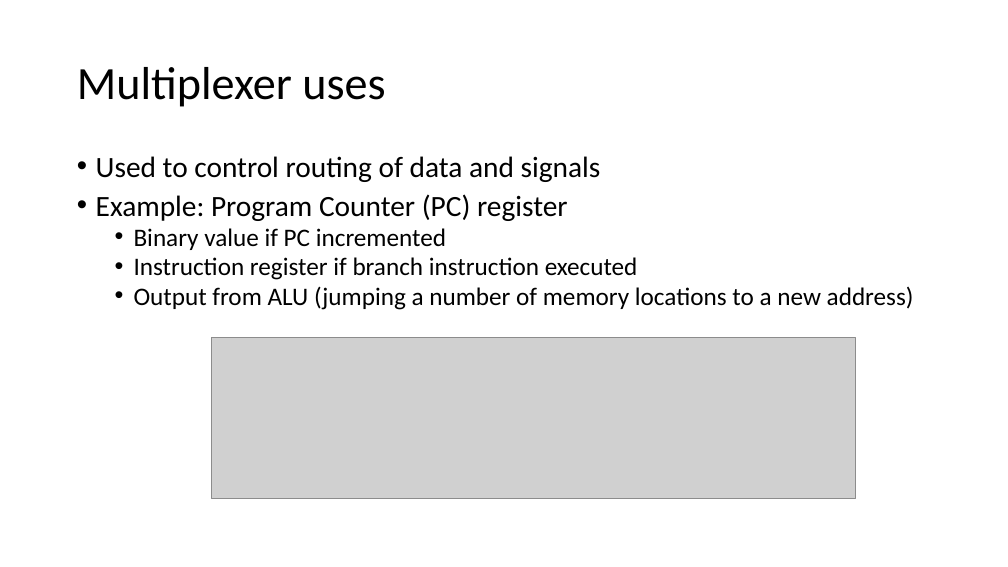
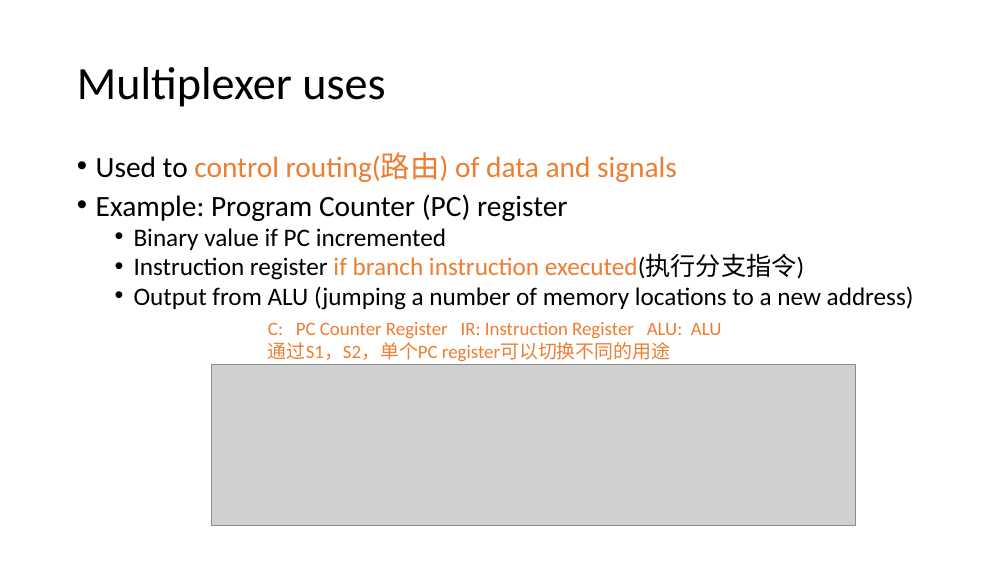
Before and after one commit to vcboy1/Leeds, a slide deck: slide 11 of 26fall/1860/Lecture/Week1.4/Lecture 1.4.1.pptx (slide 12 before the commit). Drawn at 1008x567 pixels with LibreOffice and Linux fonts; fonts in the diff are those of the drawing; grey boxes stand for pictures; background and template pictures are left out. Boxes give left, top, right and bottom in pixels: in the first picture for what was removed or moved away, otherwise in the second. Text is boxed around its words. In the diff, an @@ line names an element or a change of style, - is before the commit and + after.

```diff
--- a/26fall/1860/Lecture/Week1.4/Lecture 1.4.1.pptx
+++ b/26fall/1860/Lecture/Week1.4/Lecture 1.4.1.pptx
@@ text at [96,152,677,182]: text changed; text colour #000000 to #ED7D31 @@
-• Used to control routing of data and signals
+• Used to control routing(路由) of data and signals
@@ text at [134,255,804,280]: text changed @@
-  • Instruction register if branch instruction executed
+  • Instruction register if branch instruction executed(执行分支指令)
@@ text added at [268,322,722,362], 18 pt, text #ED7D31 @@
+C: PC Counter Register IR: Instruction Register ALU: ALU
+通过S1，S2，单个PC register可以切换不同的用途
@@ picture: place and size @@
-picture at [212,338,857,499]
+picture at [212,364,857,526]
```
Also in this commit, not shown: 14 other slides changed, 5 slides added, 4 slides removed, 3 other files.
